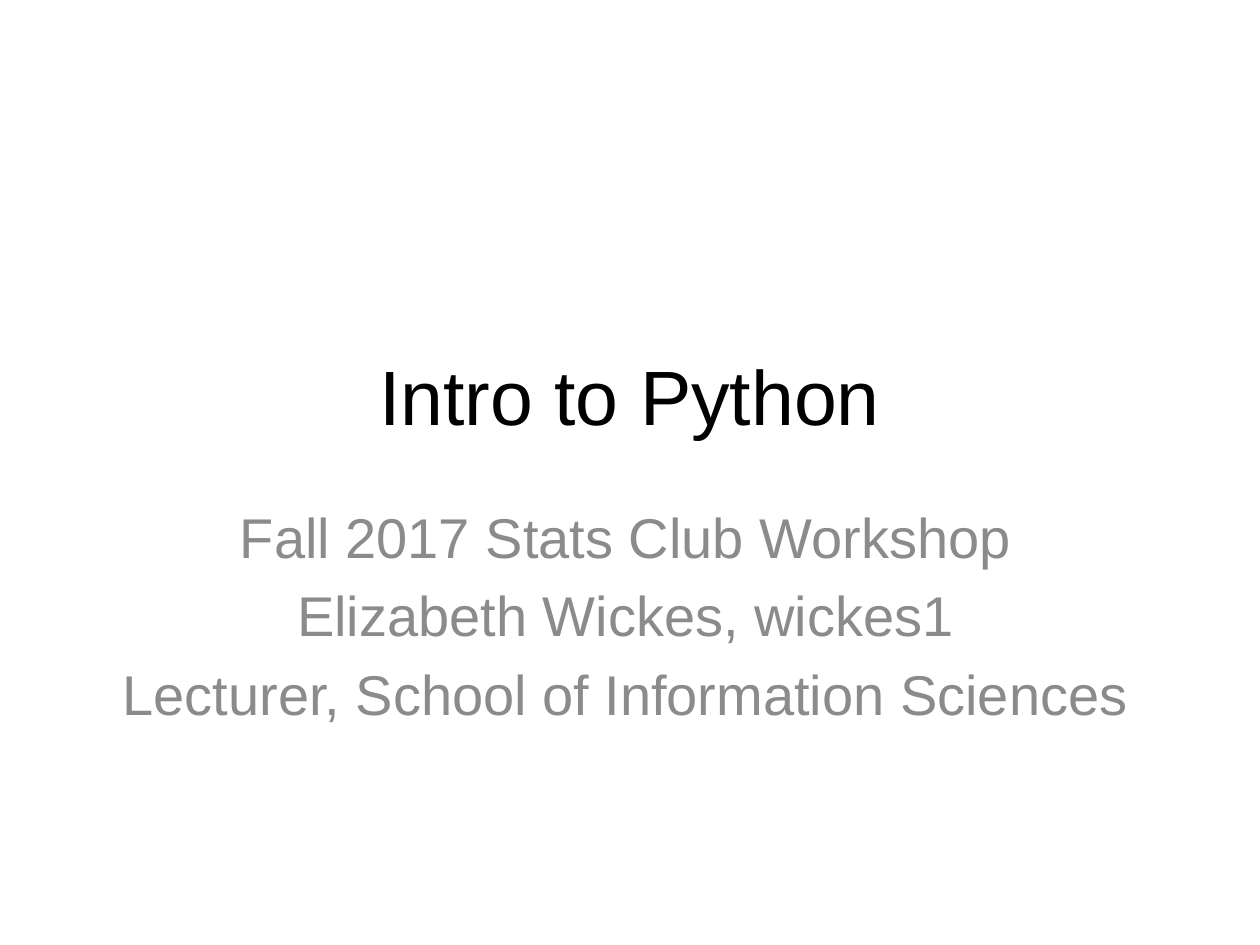
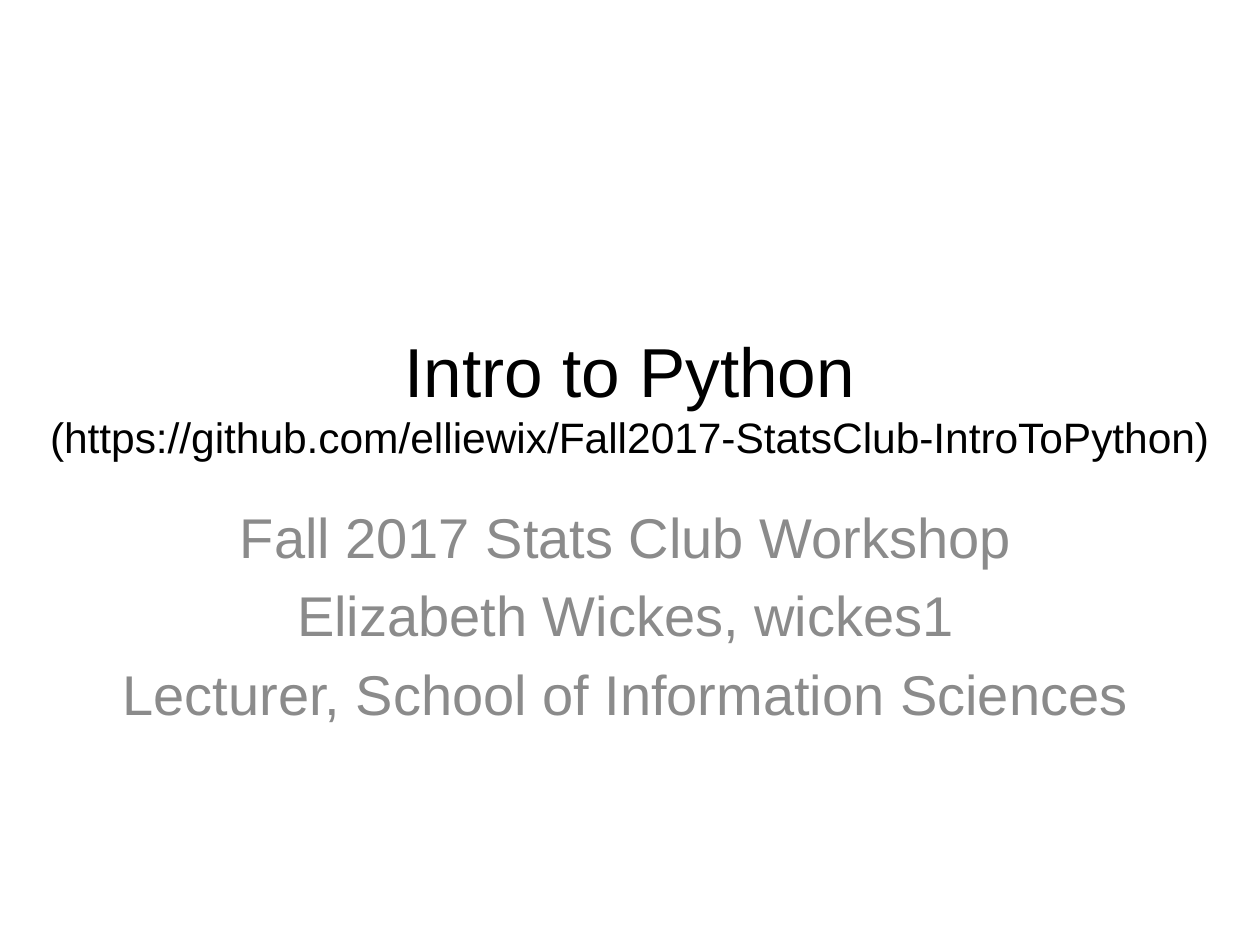
Before and after one commit to elliewix/Fall2017-StatsClub-IntroToPython, a slide deck: slide 1 of StatsClubWorkshopSlides.pptx. Drawn at 1260x945 pixels with LibreOffice and Linux fonts; fonts in the diff are those of the drawing; background and template pictures are left out. Boxes give left, top, right and bottom in pixels: in the first picture for what was removed or moved away, otherwise in the second. Text is boxed around its words. In the diff, an @@ line names an element or a change of style, - is before the commit and + after.

```diff
--- a/StatsClubWorkshopSlides.pptx
+++ b/StatsClubWorkshopSlides.pptx
@@ title at bbox=[50, 346, 1209, 461]: text changed; size 44 to 24.3 pt @@
-Intro to Python
+Intro to Python
+(https://github.com/elliewix/Fall2017-StatsClub-IntroToPython)
```
Also in this commit, not shown: 2 other slides changed, 2 other files.
